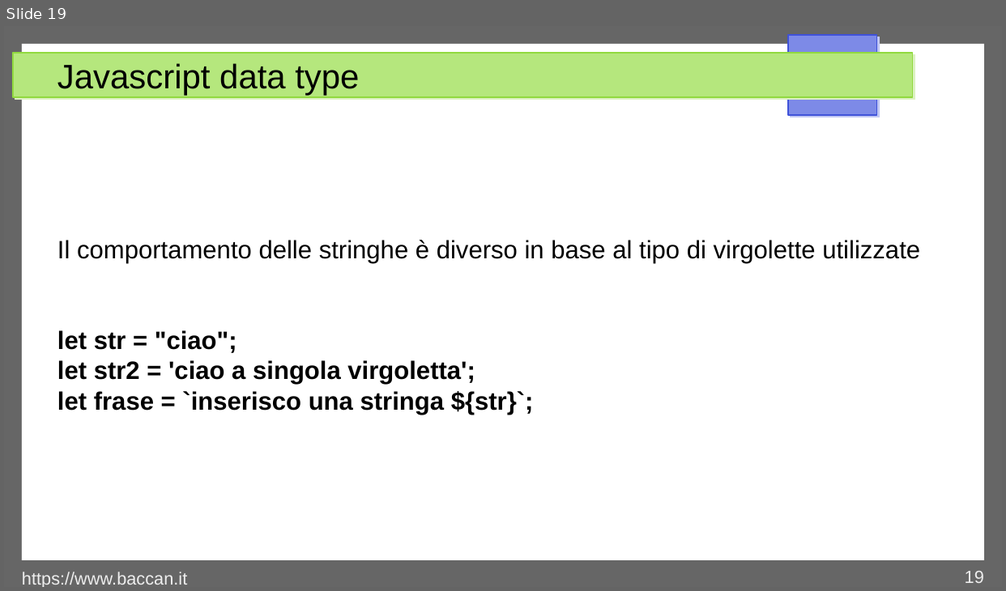
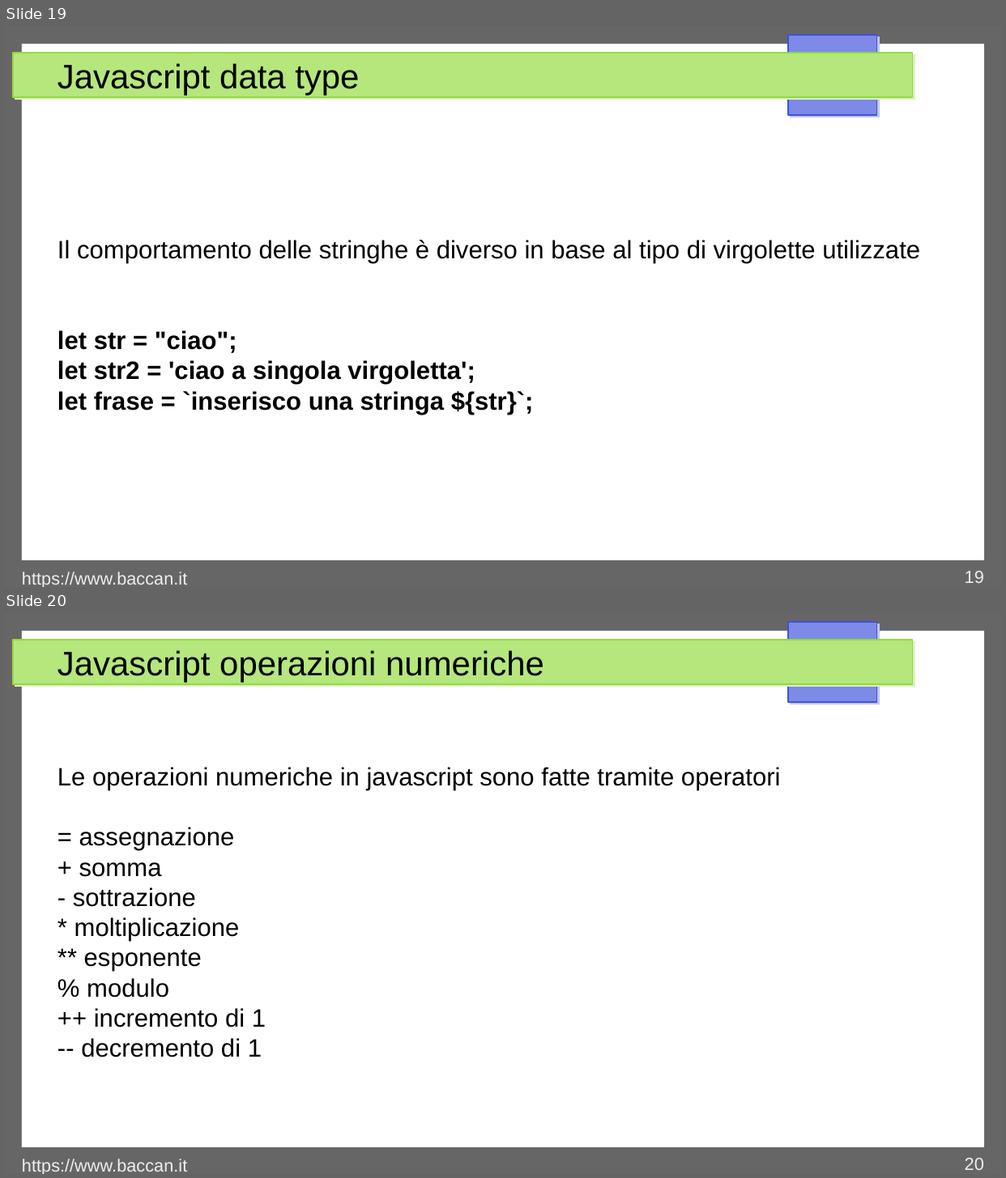
Before and after one commit to matteobaccan/CorsoJavascript, a slide deck: Chapter_Javascript.odp. Shown one above the other, each under a label of ours: slide 19 before the commit, slides 19 and 20 after it. The pictures are 1006x591 and 1006x1178 pixels, drawn with LibreOffice and Linux fonts; fonts in the diff are those of the drawing. Boxes give left, top, right and bottom in pixels: in the first picture for what was removed or moved away, otherwise in the second. Text is boxed around its words. In the diff, an @@ line names an element or a change of style, - is before the commit and + after.

```diff
--- a/Chapter_Javascript.odp
+++ b/Chapter_Javascript.odp
@@ slide 20 added at [4,613,1002,1174], background #FFFFFF; not listed: 4 template elements that a slide beside it also shows @@
@@ title added at [57,650,544,682], 27 pt, text #000000 @@
+Javascript operazioni numeriche
@@ text added at [57,767,781,1058], 20 pt, text #000000 @@
+Le operazioni numeriche in javascript sono fatte tramite operatori
+= assegnazione
++ somma
+- sottrazione
+* moltiplicazione
+** esponente
+% modulo
+++ incremento di 1
+-- decremento di 1
@@ text added at [22,1159,187,1174], 14 pt, text #EEEEEE @@
+https://www.baccan.it
@@ page number added at [965,1158,984,1170], 14 pt, text #EEEEEE @@
+20
```
Also in this commit, not shown: 1 slide changed, 5 other slides added.
